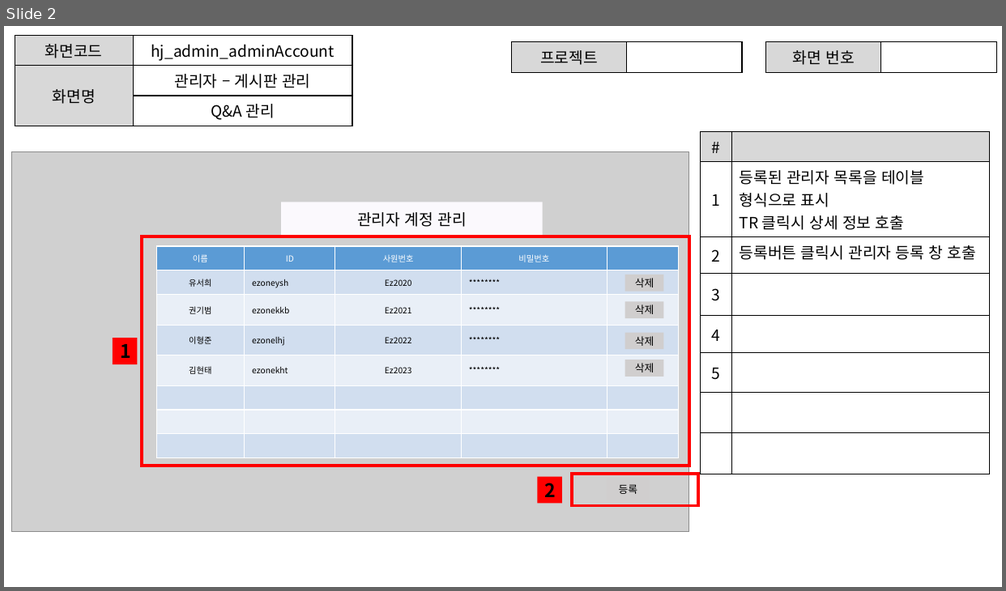
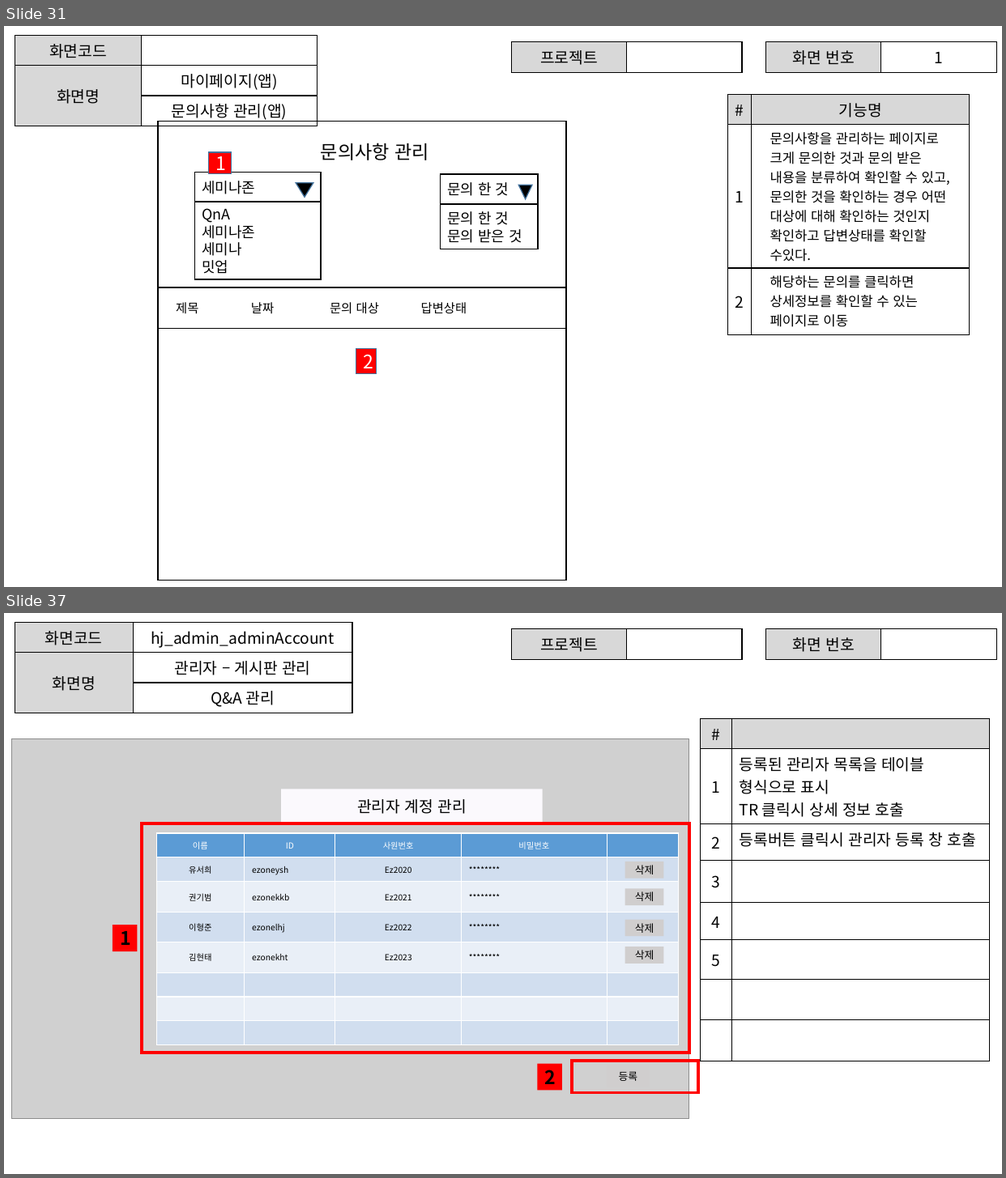
Before and after one commit to ezenteam2/e-Zone, a slide deck: 0 발표용 파워포인트/project05 - 파워포인트 종합 - 형준.pptx. Shown one above the other, each under a label of ours: slide 2 before the commit, slides 31 and 37 after it; the slides between them are not shown. The pictures are 1006x591 and 1006x1178 pixels, drawn with LibreOffice and Linux fonts; fonts in the diff are those of the drawing; grey boxes stand for pictures. Boxes give left, top, right and bottom in pixels: in the first picture for what was removed or moved away, otherwise in the second. Text is boxed around its words. In the diff, an @@ line names an element or a change of style, - is before the commit and + after.

```diff
--- a/0 발표용 파워포인트/project05 - 파워포인트 종합 - 형준.pptx
+++ b/0 발표용 파워포인트/project05 - 파워포인트 종합 - 형준.pptx
@@ slide 31 added at bbox=[4, 26, 1002, 587], background #FFFFFF @@
@@ table added at bbox=[15, 36, 317, 125], 3 rows, 2 columns @@
+화면코드 | 
+화면명 | 마이페이지(앱)
+ | 문의사항 관리(앱)
@@ table added at bbox=[512, 42, 742, 69], 1 rows, 2 columns @@
+프로젝트 | 
@@ table added at bbox=[766, 42, 997, 69], 1 rows, 2 columns @@
+화면 번호 | 1
@@ table added at bbox=[728, 95, 970, 331], 3 rows, 2 columns @@
+# | 기능명
+1 | 문의사항을 관리하는 페이지로 크게 문의한 것과 문의 받은 내용을 분류하여 확인할 수 있고, 문의한 것을 확인하는 경우 어떤 대상에 대해 확인하는 것인지 확인하고 답변상태를 확인할 수있다.
+2 | 해당하는 문의를 클릭하면 상세정보를 확인할 수 있는 페이지로 이동
@@ rectangle added at bbox=[158, 121, 566, 581], outline #000000 1 pt @@
@@ text added at bbox=[321, 143, 429, 160], 18 pt, text #000000 @@
+문의사항 관리
@@ group added at bbox=[195, 152, 322, 280]: 3 rectangles, 1 triangle @@
+세미나존
+QnA
+세미나존
+세미나
+밋업
+1
@@ rectangle added at bbox=[440, 174, 538, 204], outline #000000 1 pt, 14 pt, text #000000 @@
+문의 한 것
@@ triangle added at bbox=[518, 185, 532, 199], fill #000000, outline #43739E 1 pt @@
@@ rectangle added at bbox=[440, 205, 538, 250], outline #000000 1 pt, 14 pt, text #000000 @@
+문의 한 것
+문의 받은 것
@@ rectangle added at bbox=[157, 288, 566, 581], outline #000000 1 pt @@
@@ rectangle added at bbox=[158, 288, 567, 328], outline #000000 1 pt, 12 pt, text #000000 @@
+제목 날짜 문의 대상 답변상태
@@ rectangle added at bbox=[356, 348, 377, 373], fill #FF0000, outline #43739E 1 pt, 18 pt, text #FFFFFF @@
+2
@@ what was slide 2 is now slide 37 @@
```
Also in this commit, not shown: 34 other slides added.
